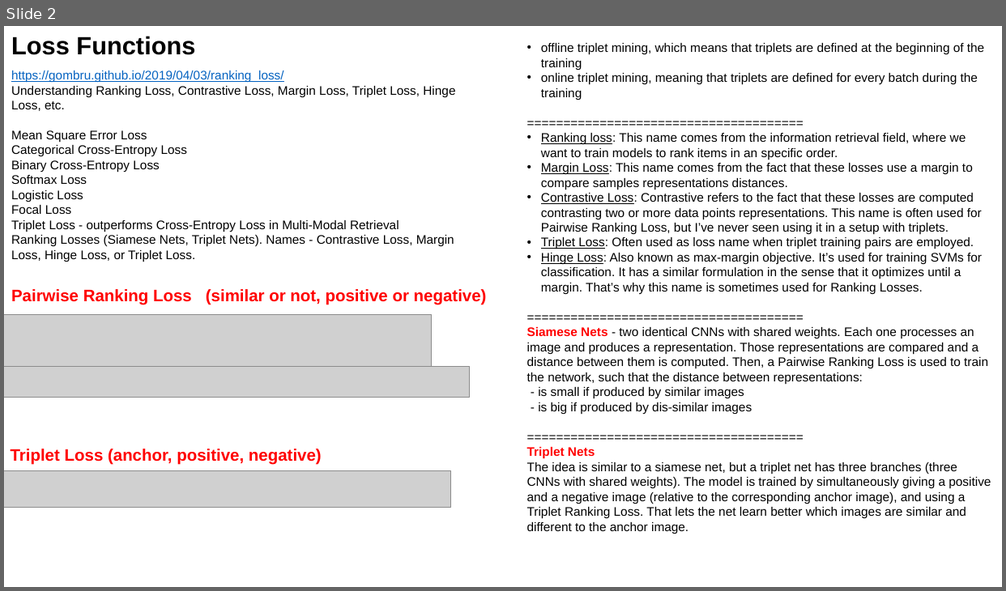
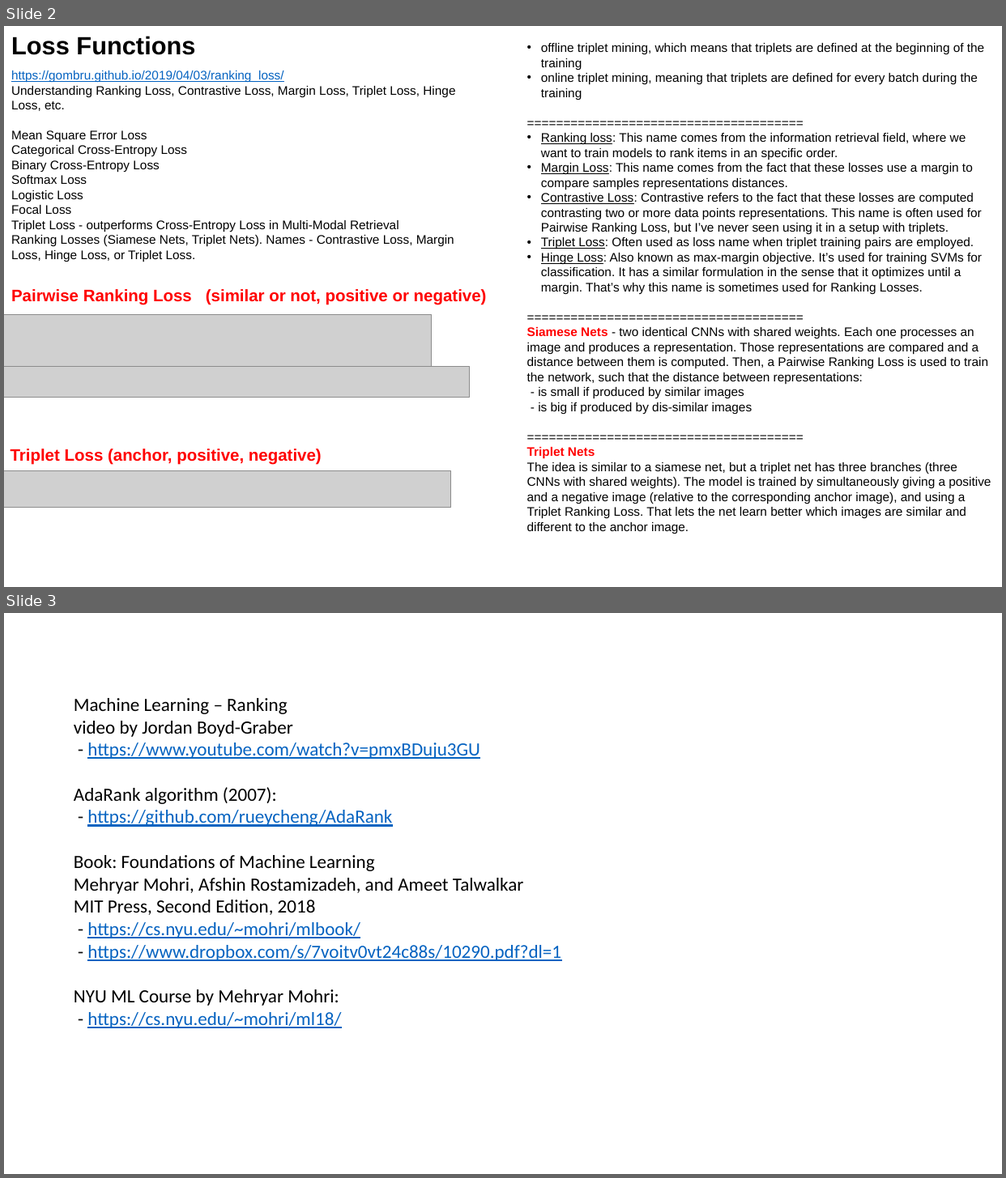
Before and after one commit to lselector/ml_ai_doc, a slide deck: ML_Ranking.pptx. Shown one above the other, each under a label of ours: slide 2 before the commit, slides 2 and 3 after it. The pictures are 1006x591 and 1006x1178 pixels, drawn with LibreOffice and Linux fonts; fonts in the diff are those of the drawing; grey boxes stand for pictures. Boxes give left, top, right and bottom in pixels: in the first picture for what was removed or moved away, otherwise in the second. Text is boxed around its words. In the diff, an @@ line names an element or a change of style, - is before the commit and + after.

```diff
--- a/ML_Ranking.pptx
+++ b/ML_Ranking.pptx
@@ slide 3 added at <box>4,613,1002,1174</box>, background #FFFFFF @@
@@ text added at <box>74,698,561,1029</box>, 18 pt, text #000000 @@
+Machine Learning – Ranking
+video by Jordan Boyd-Graber
+- https://www.youtube.com/watch?v=pmxBDuju3GU
+AdaRank algorithm (2007):
+- https://github.com/rueycheng/AdaRank
+Book: Foundations of Machine Learning
+Mehryar Mohri, Afshin Rostamizadeh, and Ameet Talwalkar
+MIT Press, Second Edition, 2018
+- https://cs.nyu.edu/~mohri/mlbook/
+- https://www.dropbox.com/s/7voitv0vt24c88s/10290.pdf?dl=1
+NYU ML Course by Mehryar Mohri:
+- https://cs.nyu.edu/~mohri/ml18/
```
